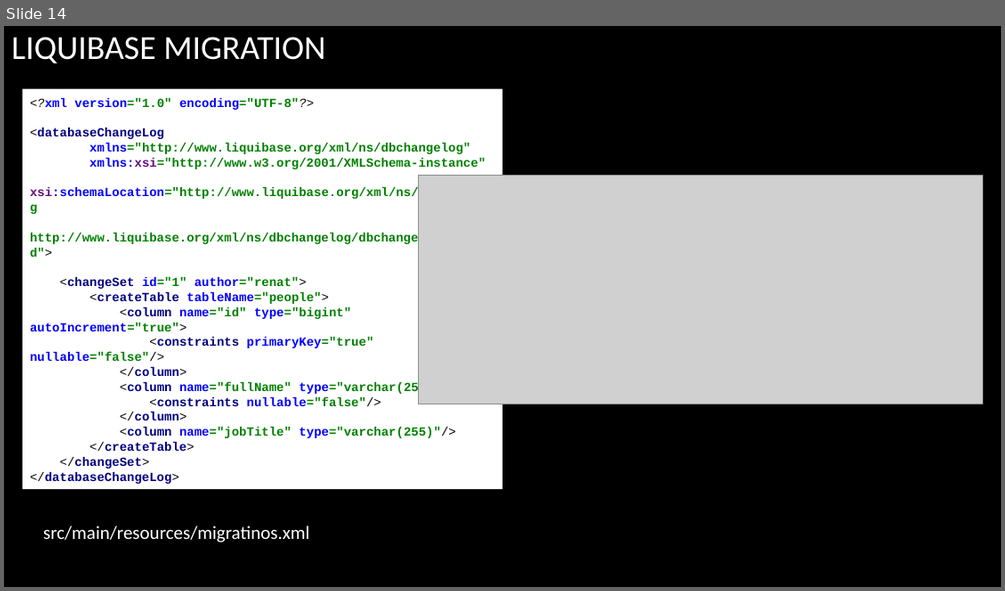
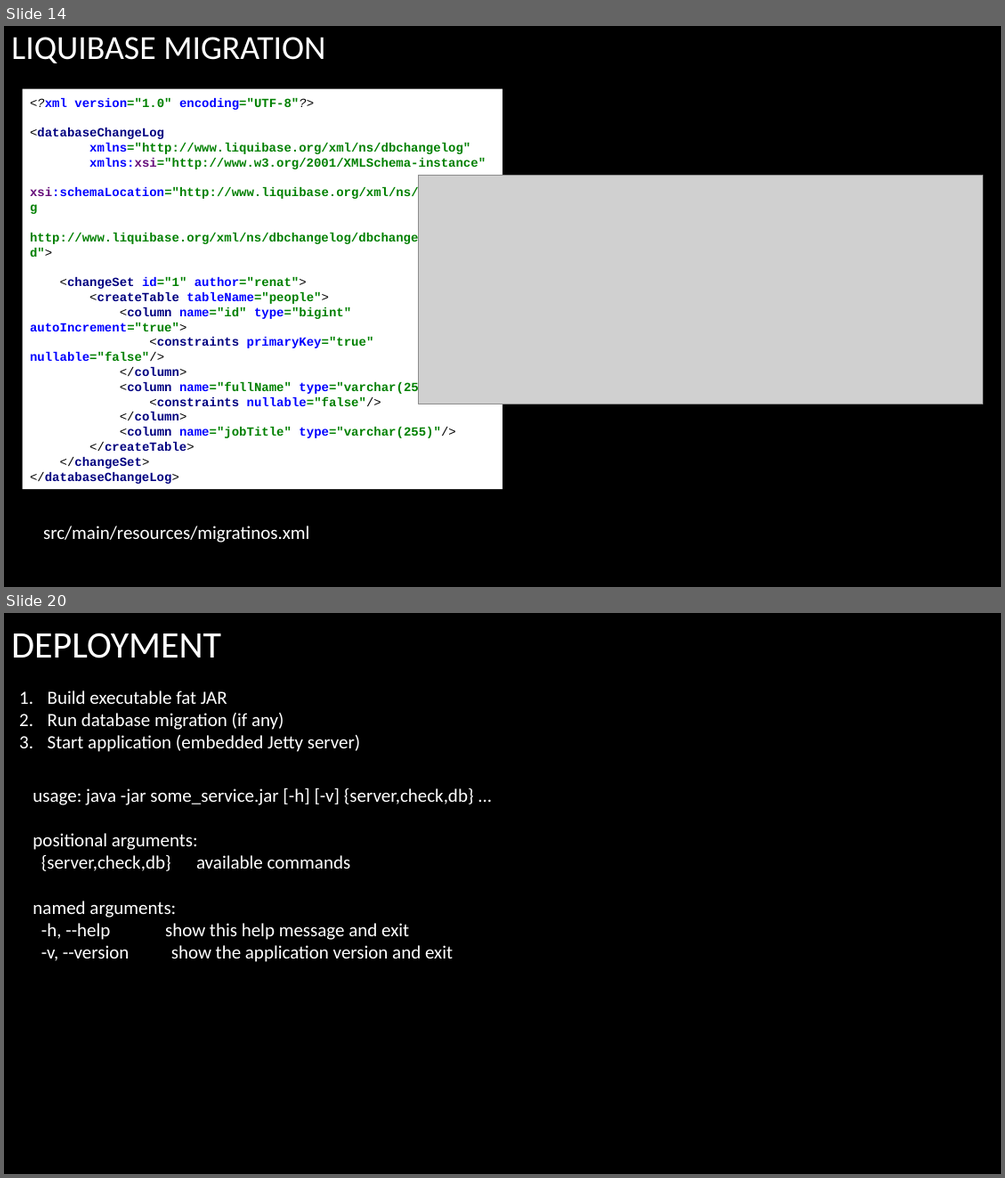
Before and after one commit to arenat/wiza_1, a slide deck: wiza.pptx. Shown one above the other, each under a label of ours: slide 14 before the commit, slides 14 and 20 after it; the slides between them are not shown. The pictures are 1005x591 and 1005x1178 pixels, drawn with LibreOffice and Linux fonts; fonts in the diff are those of the drawing; grey boxes stand for pictures; background and template pictures are left out. Boxes give left, top, right and bottom in pixels: in the first picture for what was removed or moved away, otherwise in the second. Text is boxed around its words. In the diff, an @@ line names an element or a change of style, - is before the commit and + after.

```diff
--- a/wiza.pptx
+++ b/wiza.pptx
@@ slide 20 added at [4,613,1001,1174], background picture (left out) @@
@@ title added at [11,633,221,658], 36 pt, text #FFFFFF @@
+DEPLOYMENT
@@ text added at [48,690,361,752], 18 pt, text #FFFFFF @@
+1. Build executable fat JAR
+2. Run database migration (if any)
+3. Start application (embedded Jetty server)
@@ text added at [32,787,474,962], 18 pt, text #FFFFFF @@
+usage: java -jar some_service.jar [-h] [-v] {server,check,db} ...
+positional arguments:
+{server,check,db} available commands
+named arguments:
+-h, --help show this help message and exit
+-v, --version show the application version and exit
```
Also in this commit, not shown: 4 slides changed, 6 other slides added, 1 other file.
